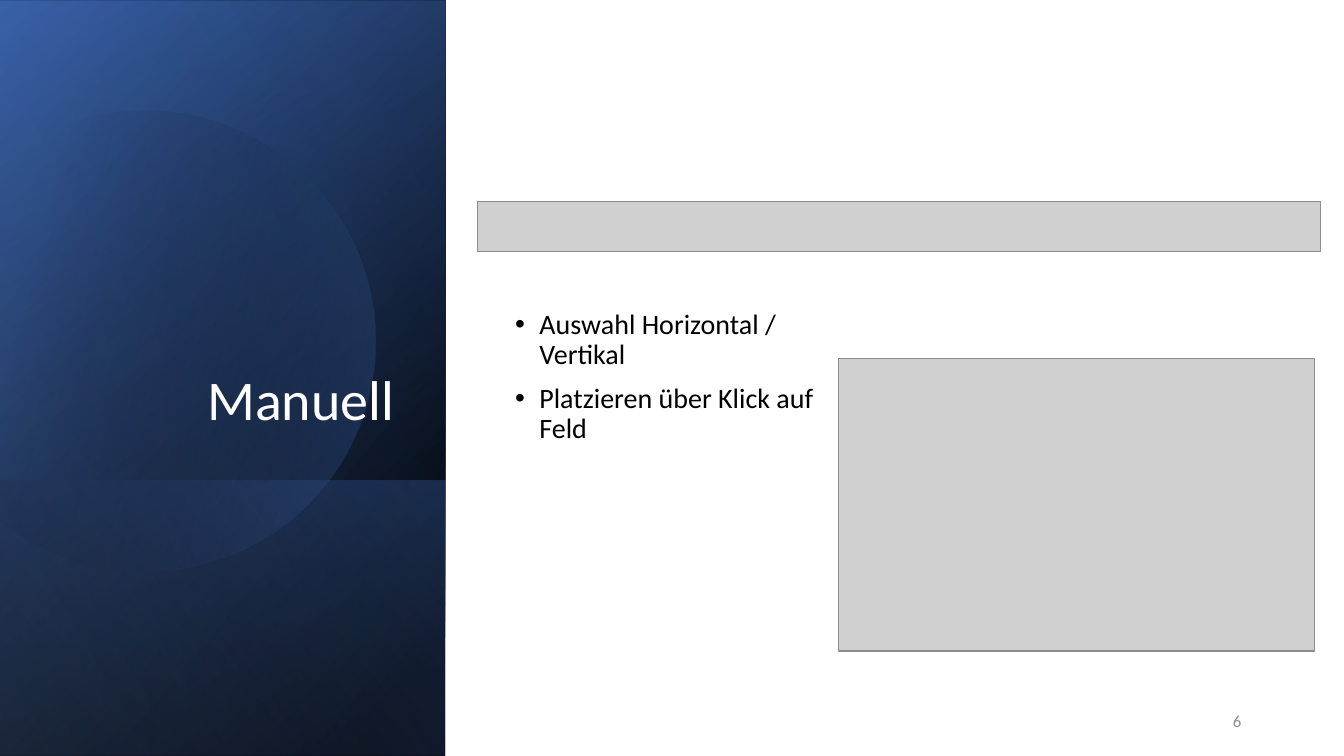
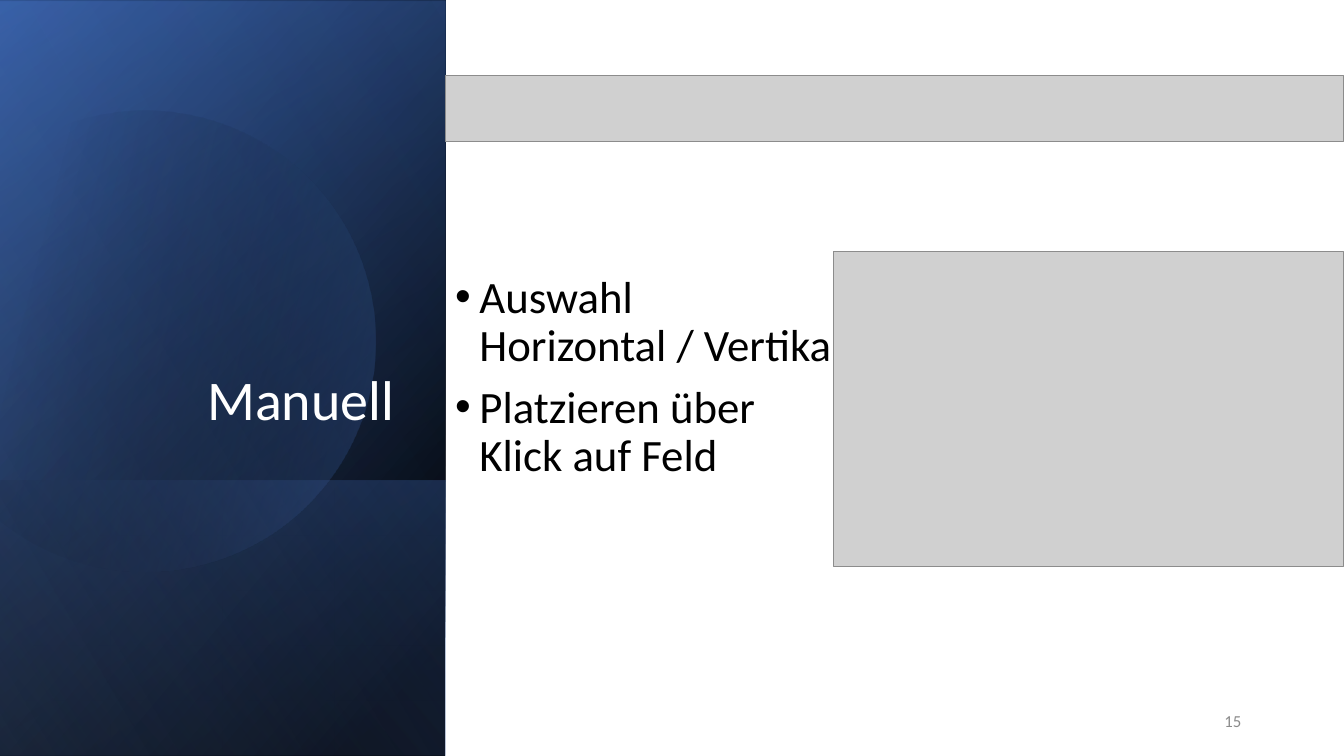
Before and after one commit to ConfusedMess/Schulprojekt, a slide deck: slide 15 of Schiffe versenken.pptx (slide 6 before the commit). Drawn at 1344x756 pixels with LibreOffice and Linux fonts; fonts in the diff are those of the drawing; grey boxes stand for pictures. Boxes give left, top, right and bottom in pixels: in the first picture for what was removed or moved away, otherwise in the second. Text is boxed around its words. In the diff, an @@ line names an element or a change of style, - is before the commit and + after.

```diff
--- a/Schiffe versenken.pptx
+++ b/Schiffe versenken.pptx
@@ text "Auswahl Horizontal / Vertikal": place and size @@
-text "Auswahl Horizontal / Vertikal" at [539,314,813,438]
+text "Auswahl Horizontal / Vertikal" at [479,282,841,472]
@@ text "Auswahl Horizontal / Vertikal" at [479,282,841,472]: size 20 to 32 pt @@
@@ picture added at [446,76,1344,142] @@
@@ picture removed at [478,202,1321,252] @@
@@ picture: place and size @@
-picture at [839,358,1315,651]
+picture at [834,252,1344,567]
@@ page number at [1224,716,1241,727]: text changed @@
-6
+15
```
Also in this commit, not shown: 12 other slides changed, 12 slides added.
